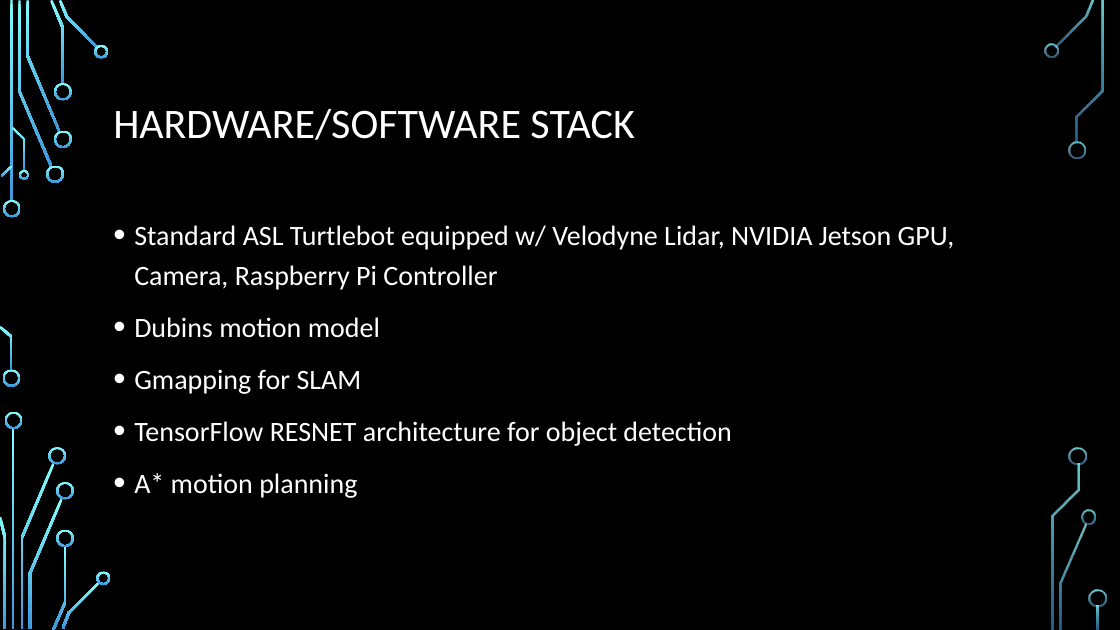
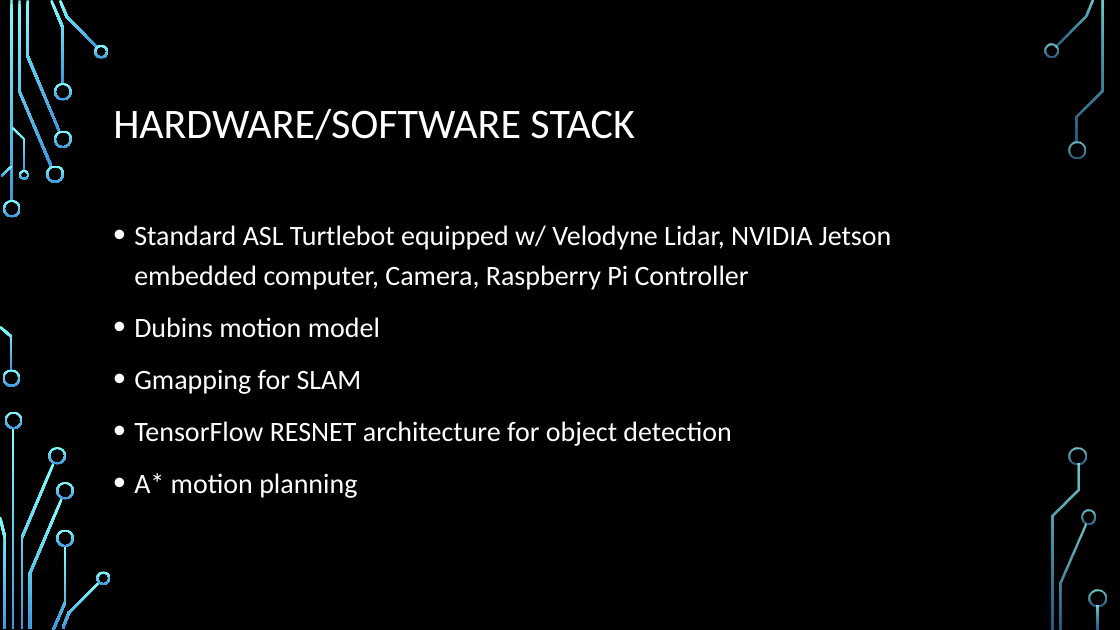
Before and after one commit to robertdyro/avg_turtlebot, a slide deck: slide 2 of FinalPresentation.pptx. Drawn at 1120x630 pixels with LibreOffice and Linux fonts; fonts in the diff are those of the drawing; background and template pictures are left out. Boxes give left, top, right and bottom in pixels: in the first picture for what was removed or moved away, otherwise in the second. Text is boxed around its words. In the diff, an @@ line names an element or a change of style, - is before the commit and + after.

Commit message:
added few words

```diff
--- a/FinalPresentation.pptx
+++ b/FinalPresentation.pptx
@@ text at <box>134,225,891,290</box>: text changed @@
-• Standard ASL Turtlebot equipped w/ Velodyne Lidar, NVIDIA Jetson GPU, Camera, Raspberry Pi Controller
+• Standard ASL Turtlebot equipped w/ Velodyne Lidar, NVIDIA Jetson embedded computer, Camera, Raspberry Pi Controller
```
